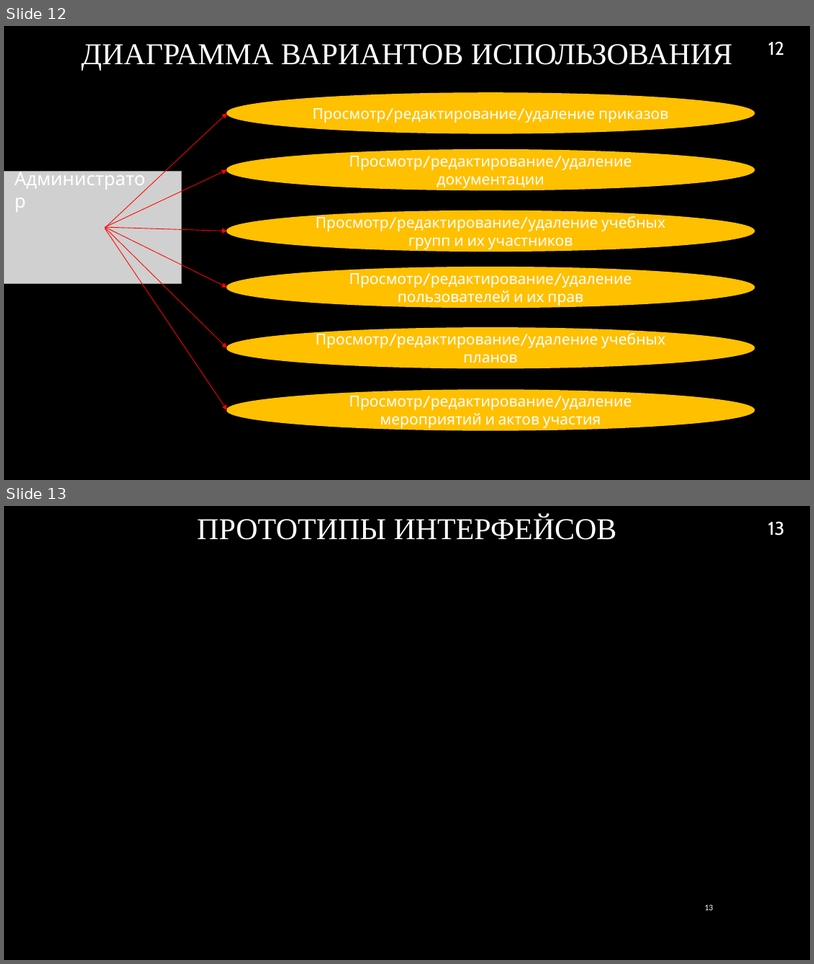
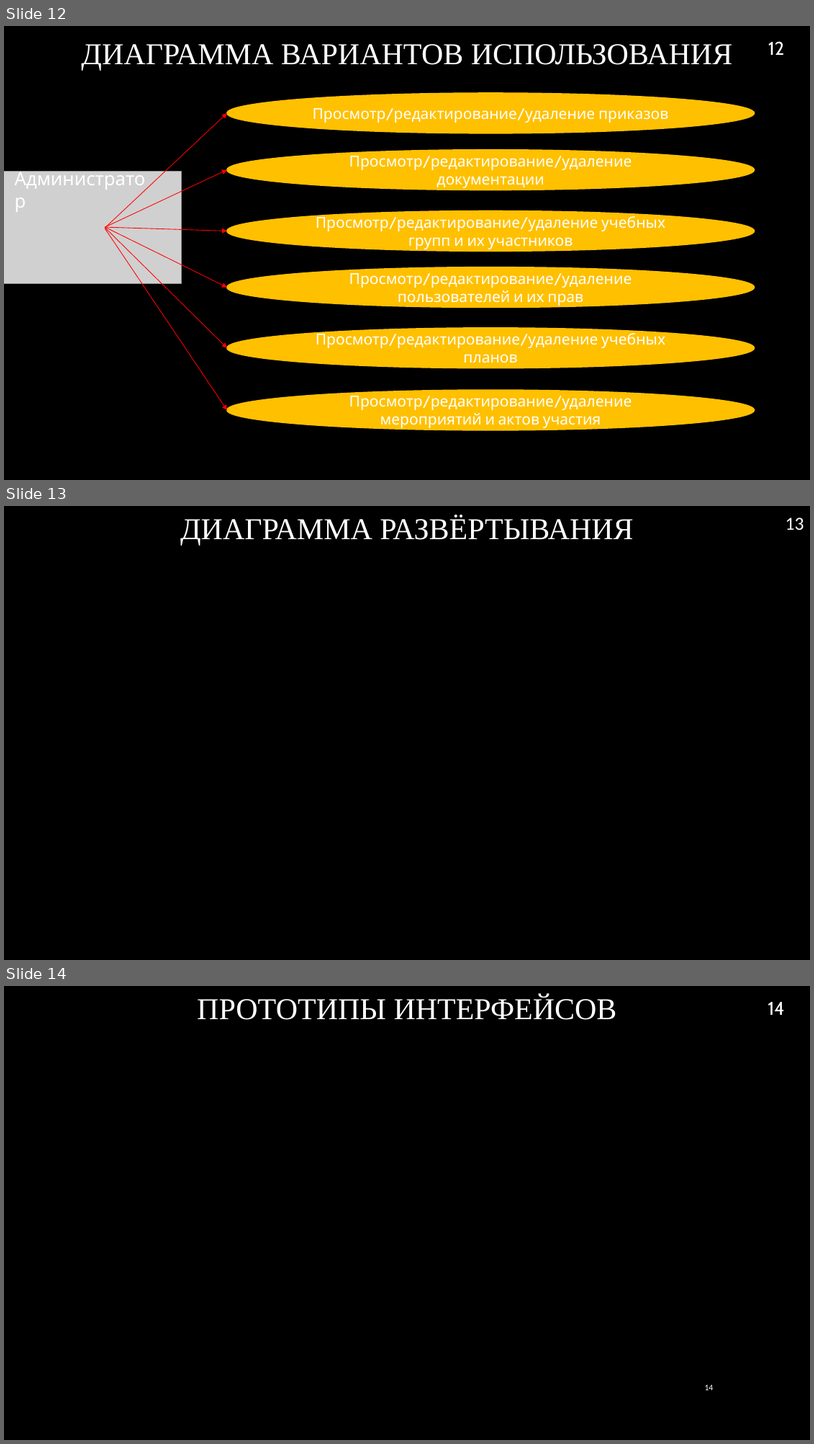
Before and after one commit to RAdKuzur/ASTU, a slide deck: Дипломная работа/Презентация.pptx. Shown one above the other, each under a label of ours: slides 12 and 13 before the commit, slides 12, 13 and 14 after it. The pictures are 814x964 and 814x1444 pixels, drawn with LibreOffice and Linux fonts; fonts in the diff are those of the drawing; grey boxes stand for pictures; background and template pictures are left out. Boxes give left, top, right and bottom in pixels: in the first picture for what was removed or moved away, otherwise in the second. Text is boxed around its words. In the diff, an @@ line names an element or a change of style, - is before the commit and + after.

```diff
--- a/Дипломная работа/Презентация.pptx
+++ b/Дипломная работа/Презентация.pptx
@@ slide 13 added at [4, 506, 810, 960], background picture (left out) @@
@@ text added at [180, 515, 633, 545], 36 pt, text #FFFFFF @@
+ДИАГРАММА РАЗВЁРТЫВАНИЯ
@@ page number added at [786, 518, 805, 530], 22 pt, text #FFFFFF @@
+13
@@ what was slide 13 is now slide 14 @@
@@ page number at [768, 1002, 784, 1015]: text changed @@
-13
+14
@@ page number at [705, 1384, 714, 1390]: text changed @@
-13
+14
```
Also in this commit, not shown: 6 other files.
